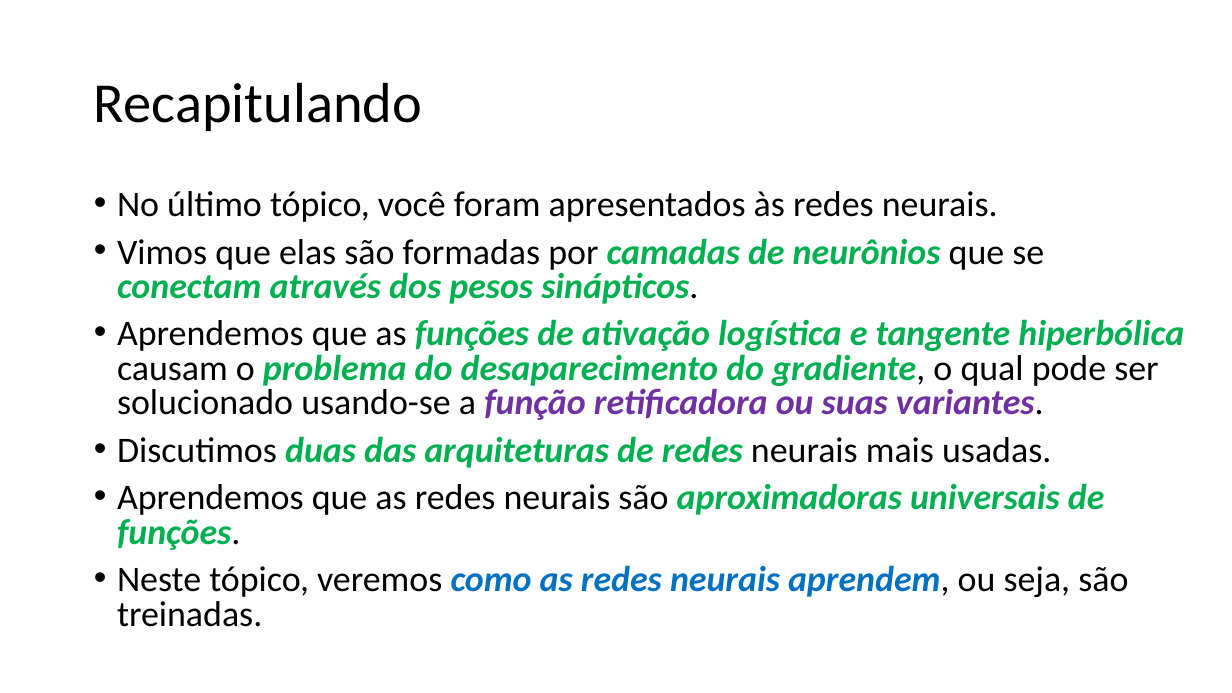
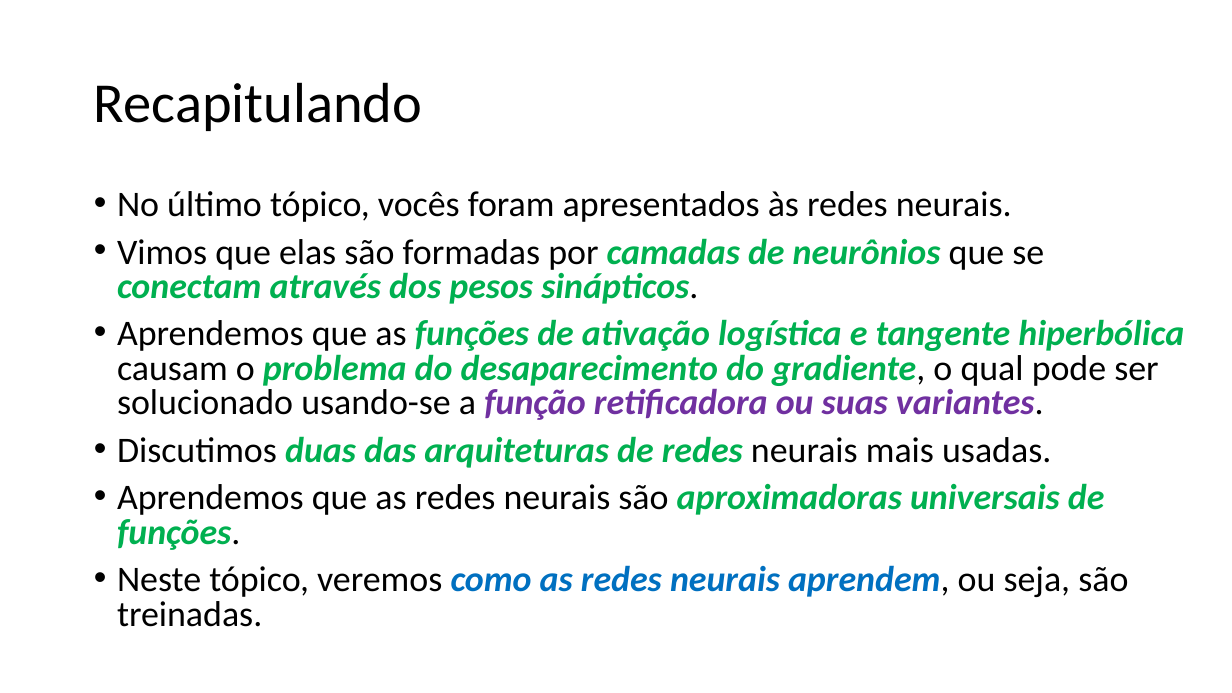
Before and after one commit to zz4fap/t320_aprendizado_de_maquina, a slide deck: slide 2 of slides/T320_Redes_Neurais_Artificiais (Parte III).pptx. Drawn at 1232x693 pixels with LibreOffice and Linux fonts; fonts in the diff are those of the drawing. Boxes give left, top, right and bottom in pixels: in the first picture for what was removed or moved away, otherwise in the second. Text is boxed around its words. In the diff, an @@ line names an element or a change of style, - is before the commit and + after.

```diff
--- a/slides/T320_Redes_Neurais_Artificiais (Parte III).pptx
+++ b/slides/T320_Redes_Neurais_Artificiais (Parte III).pptx
@@ text at (x1=117, y1=191, x2=1012, y2=222): text changed @@
-• No último tópico, você foram apresentados às redes neurais.
+• No último tópico, vocês foram apresentados às redes neurais.
```
Also in this commit, not shown: 1 other slide changed, 2 other files.
